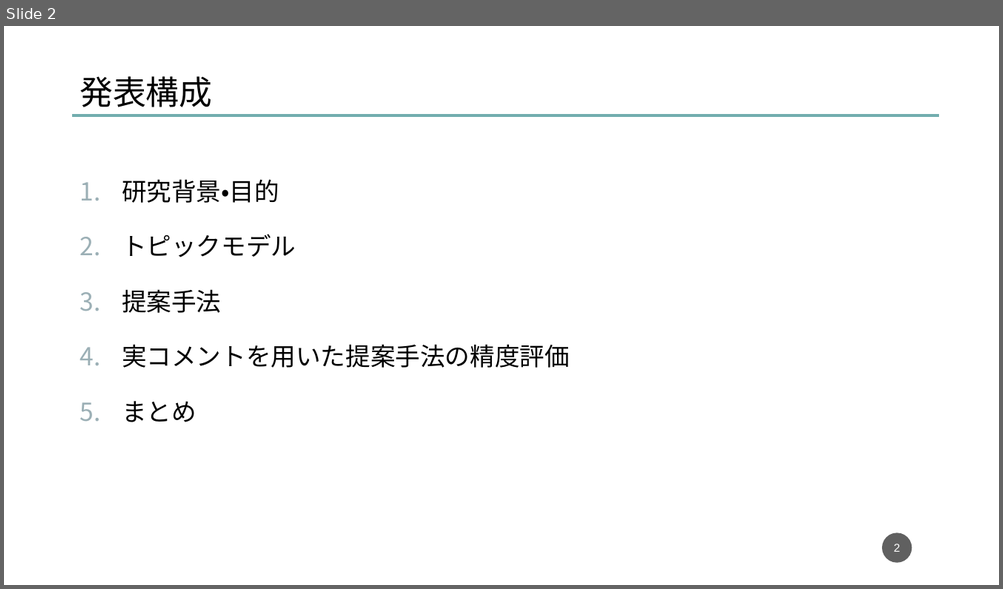
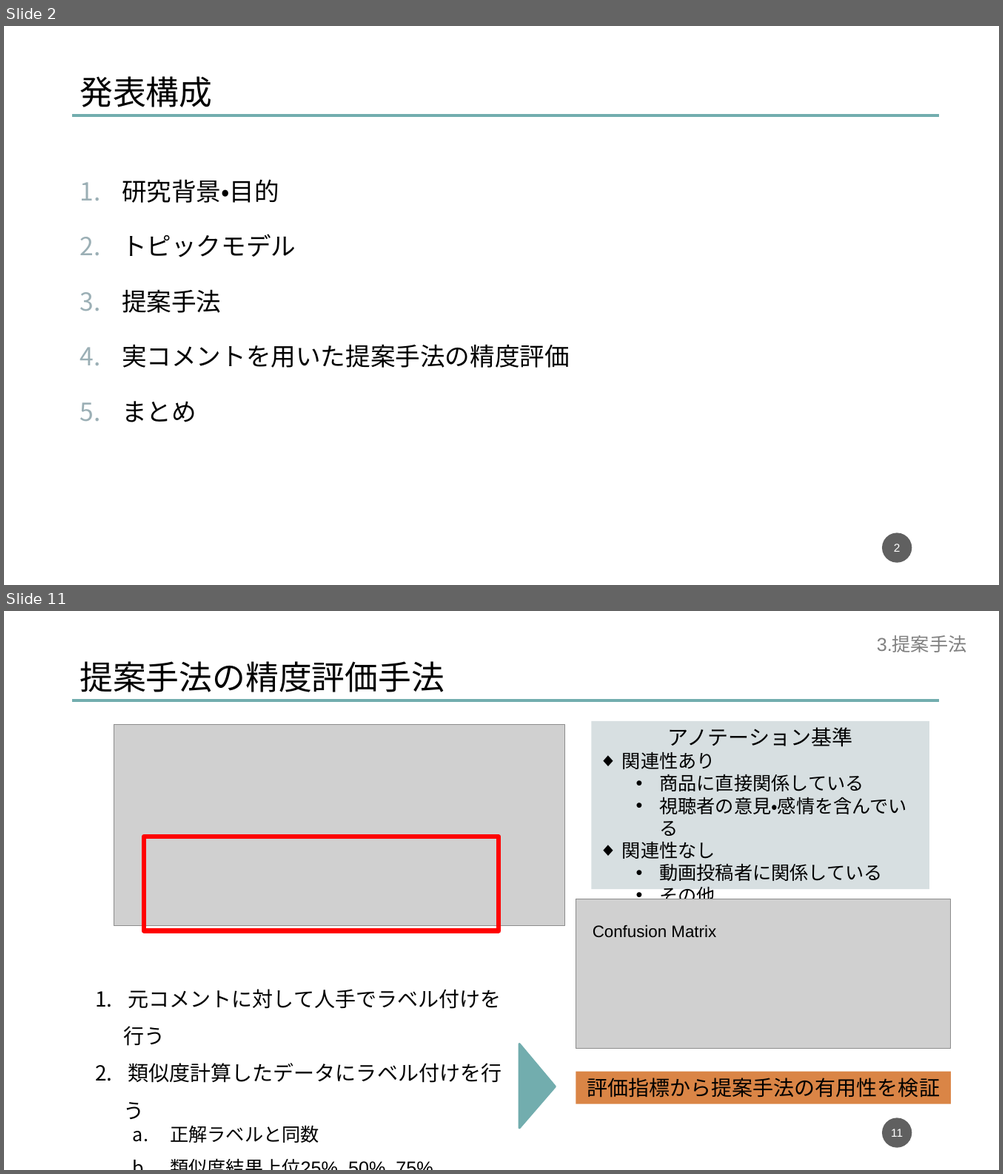
Before and after one commit to dora937nishikori/investigation, a slide deck: 修論/修論発表資料.pptx. Shown one above the other, each under a label of ours: slide 2 before the commit, slides 2 and 11 after it; the slides between them are not shown. The pictures are 1003x589 and 1003x1174 pixels, drawn with LibreOffice and Linux fonts; fonts in the diff are those of the drawing; grey boxes stand for pictures. Boxes give left, top, right and bottom in pixels: in the first picture for what was removed or moved away, otherwise in the second. Text is boxed around its words. In the diff, an @@ line names an element or a change of style, - is before the commit and + after.

Commit message:
発表資料結果まで

```diff
--- a/修論/修論発表資料.pptx
+++ b/修論/修論発表資料.pptx
@@ slide 11 added at bbox=[4, 611, 999, 1170], background #FFFFFF @@
@@ text added at bbox=[876, 636, 967, 652], 18 pt, text #808080 @@
+3.提案手法
@@ text added at bbox=[79, 661, 444, 692], 32 pt, text #000000 @@
+提案手法の精度評価手法
@@ line added from (73, 701) to (939, 701), #72ADAE 3 pt @@
@@ rectangle added at bbox=[591, 721, 929, 890], fill #D7DFE1, 18 pt, text #000000 @@
+アノテーション基準
+◆ 関連性あり
+  • 商品に直接関係している
+  • 視聴者の意見・感情を含んでいる
+◆ 関連性なし
+  • 動画投稿者に関係している
+  • その他
@@ picture added at bbox=[114, 724, 565, 925] @@
@@ rectangle added at bbox=[144, 837, 498, 931], outline #FF0000 4.5 pt @@
@@ picture added at bbox=[575, 900, 950, 1049] @@
@@ text added at bbox=[592, 925, 716, 938], 16 pt, text #000000 @@
+Confusion Matrix
@@ text added at bbox=[123, 989, 502, 1143], 18 pt, text #000000 @@
+1. 元コメントに対して人手でラベル付けを行う
+2. 類似度計算したデータにラベル付けを行う
+  a. 正解ラベルと同数
+  b. 類似度結果上位25%, 50%, 75%
+3. Confusion Matrixから評価指標を算出
@@ triangle added at bbox=[519, 1044, 555, 1128], fill #72ADAE, outline #72ADAE 2 pt @@
@@ rectangle added at bbox=[575, 1072, 950, 1105], fill #DA8546, 20 pt, text #000000 @@
+評価指標から提案手法の有用性を検証
@@ page number added at bbox=[882, 1119, 912, 1148], fill #1D1D1D at 70% opacity, 11 pt, text #FFFFFF @@
+11
```
Also in this commit, not shown: 6 slides changed, 7 other slides added, 2 slides removed, 7 other files.
